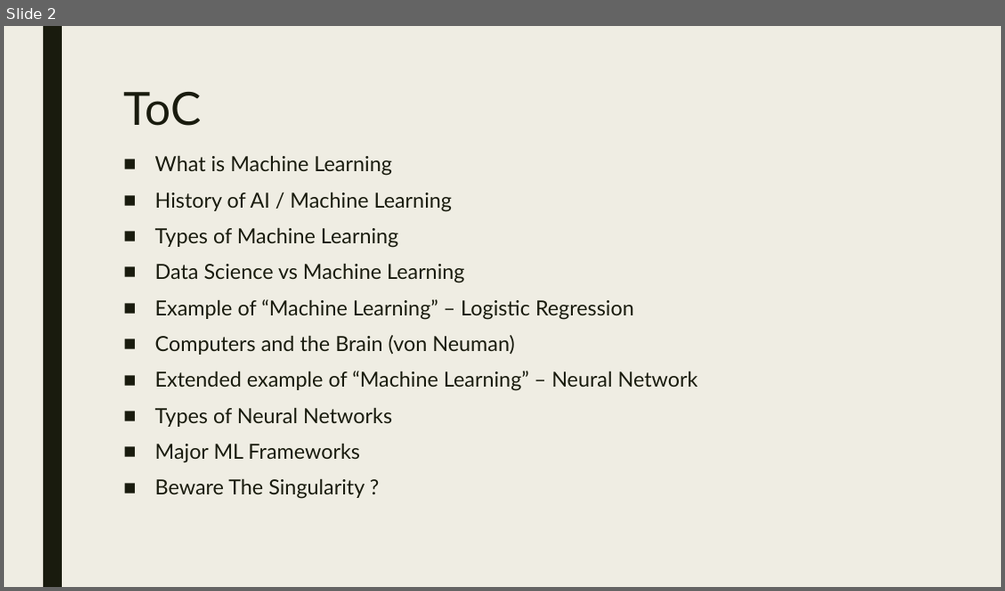
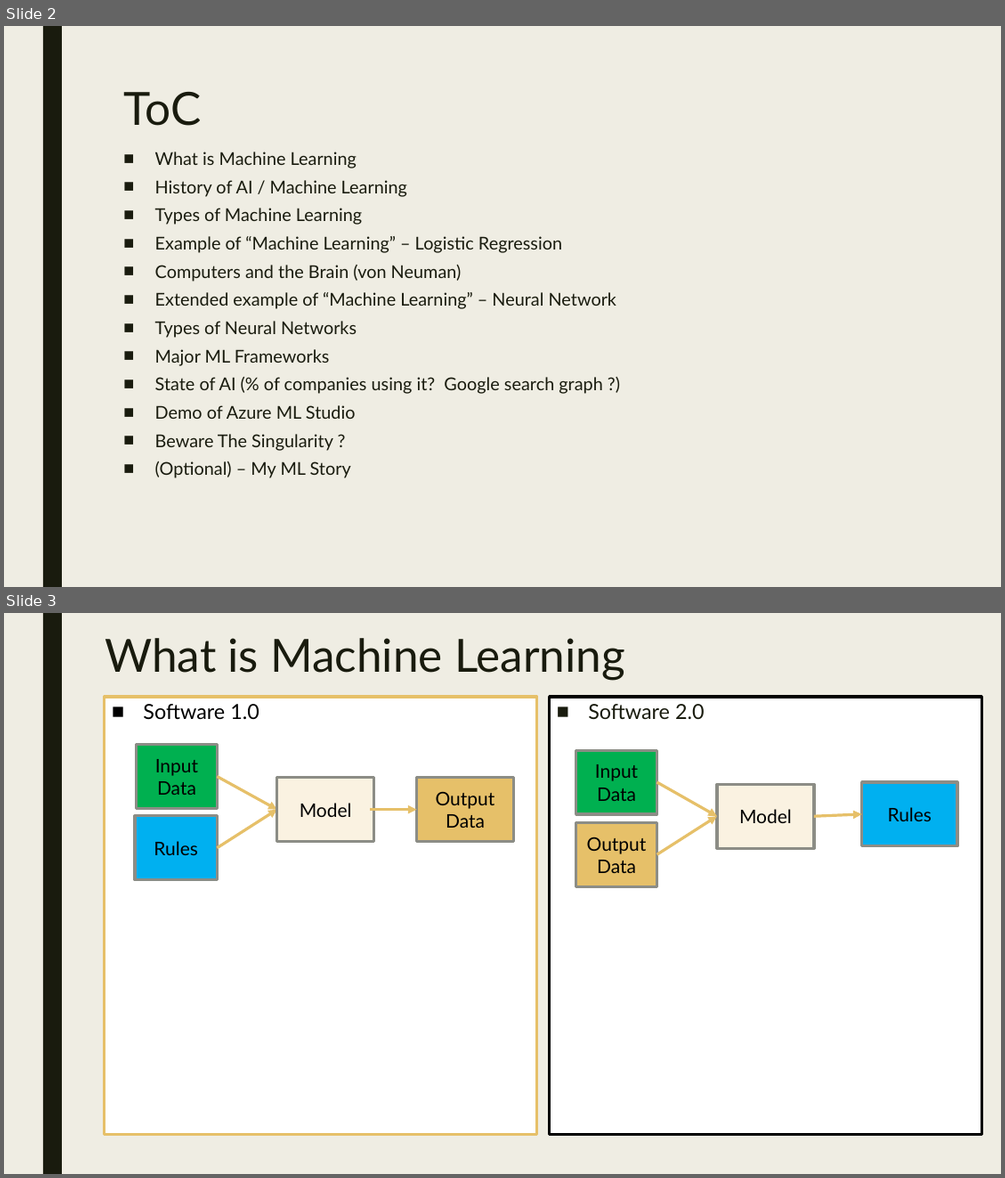
Before and after one commit to dougfoo/machineLearning, a slide deck: talks/MachineLearning101.pptx. Shown one above the other, each under a label of ours: slide 2 before the commit, slides 2 and 3 after it. The pictures are 1005x591 and 1005x1178 pixels, drawn with LibreOffice and Linux fonts; fonts in the diff are those of the drawing. Boxes give left, top, right and bottom in pixels: in the first picture for what was removed or moved away, otherwise in the second. Text is boxed around its words. In the diff, an @@ line names an element or a change of style, - is before the commit and + after.

```diff
--- a/talks/MachineLearning101.pptx
+++ b/talks/MachineLearning101.pptx
@@ slide 3 added at (x1=4, y1=613, x2=1001, y2=1174), background #EFEDE3; not listed: 1 template element that a slide beside it also shows @@
@@ title added at (x1=105, y1=638, x2=625, y2=680), 44 pt, text #191B0E @@
+What is Machine Learning
@@ text added at (x1=105, y1=697, x2=536, y2=1135), fill #FFFFFF, outline #E6C069 2.75 pt, 20 pt, text #000000 @@
+■ Software 1.0
@@ rectangle added at (x1=550, y1=697, x2=981, y2=1135), fill #FFFFFF, outline #000000 2.75 pt, 20 pt, text #191B0E @@
+■ Software 2.0
@@ rectangle added at (x1=137, y1=745, x2=217, y2=809), fill #00B050, outline #8C8D86 2.75 pt, 18 pt, text #000000 @@
+Input Data
@@ rectangle added at (x1=576, y1=750, x2=657, y2=814), fill #00B050, outline #8C8D86 2.75 pt, 18 pt, text #000000 @@
+Input Data
@@ arrow added from (217, 777) to (277, 810), #E6C069 2.75 pt @@
@@ rectangle added at (x1=277, y1=778, x2=374, y2=842), fill #FAF2E1, outline #8C8D86 2.75 pt, 18 pt, text #000000 @@
+Model
@@ rectangle added at (x1=417, y1=778, x2=514, y2=842), fill #E6C069, outline #8C8D86 2.75 pt, 18 pt, text #000000 @@
+Output
+Data
@@ arrow added from (657, 782) to (718, 817), #E6C069 2.75 pt @@
@@ rectangle added at (x1=718, y1=784, x2=815, y2=849), fill #FAF2E1, outline #8C8D86 2.75 pt, 18 pt, text #000000 @@
+Model
@@ rectangle added at (x1=862, y1=782, x2=957, y2=846), fill #00B0F0, outline #8C8D86 2.75 pt, 18 pt, text #000000 @@
+Rules
@@ rectangle added at (x1=135, y1=816, x2=217, y2=880), fill #00B0F0, outline #8C8D86 2.75 pt, 18 pt, text #000000 @@
+Rules
@@ arrow added from (217, 848) to (277, 810), #E6C069 2.75 pt @@
@@ arrow added from (371, 810) to (417, 810), #E6C069 2.75 pt @@
@@ rectangle added at (x1=576, y1=822, x2=657, y2=887), fill #E6C069, outline #8C8D86 2.75 pt, 18 pt, text #000000 @@
+Output
+Data
@@ arrow added from (657, 854) to (718, 817), #E6C069 2.75 pt @@
@@ arrow added from (814, 817) to (862, 814), #E6C069 2.75 pt @@
@@ slide 2 changed as well @@
@@ text at (x1=155, y1=151, x2=616, y2=451): size 20 to 17 pt in "What is Machine Learning", "History of AI / Machine Learning", "Types of Machine Learning", "Example of “Machine Learning” – Logistic Regression" and 5 more places; line spacing 0.94 to 0.74 @@
@@ text at (x1=155, y1=263, x2=464, y2=283): paragraph removed @@
-■ Data Science vs Machine Learning
@@ text at (x1=155, y1=377, x2=602, y2=418): paragraphs added @@
+■ State of AI (% of companies using it? Google search graph ?)
+■ Demo of Azure ML Studio
@@ text at (x1=155, y1=461, x2=351, y2=478): paragraph added @@
+■ (Optional) – My ML Story
```
Also in this commit, not shown: 1 other slide changed, 3 other slides added, 1 slide removed, 3 other files.
